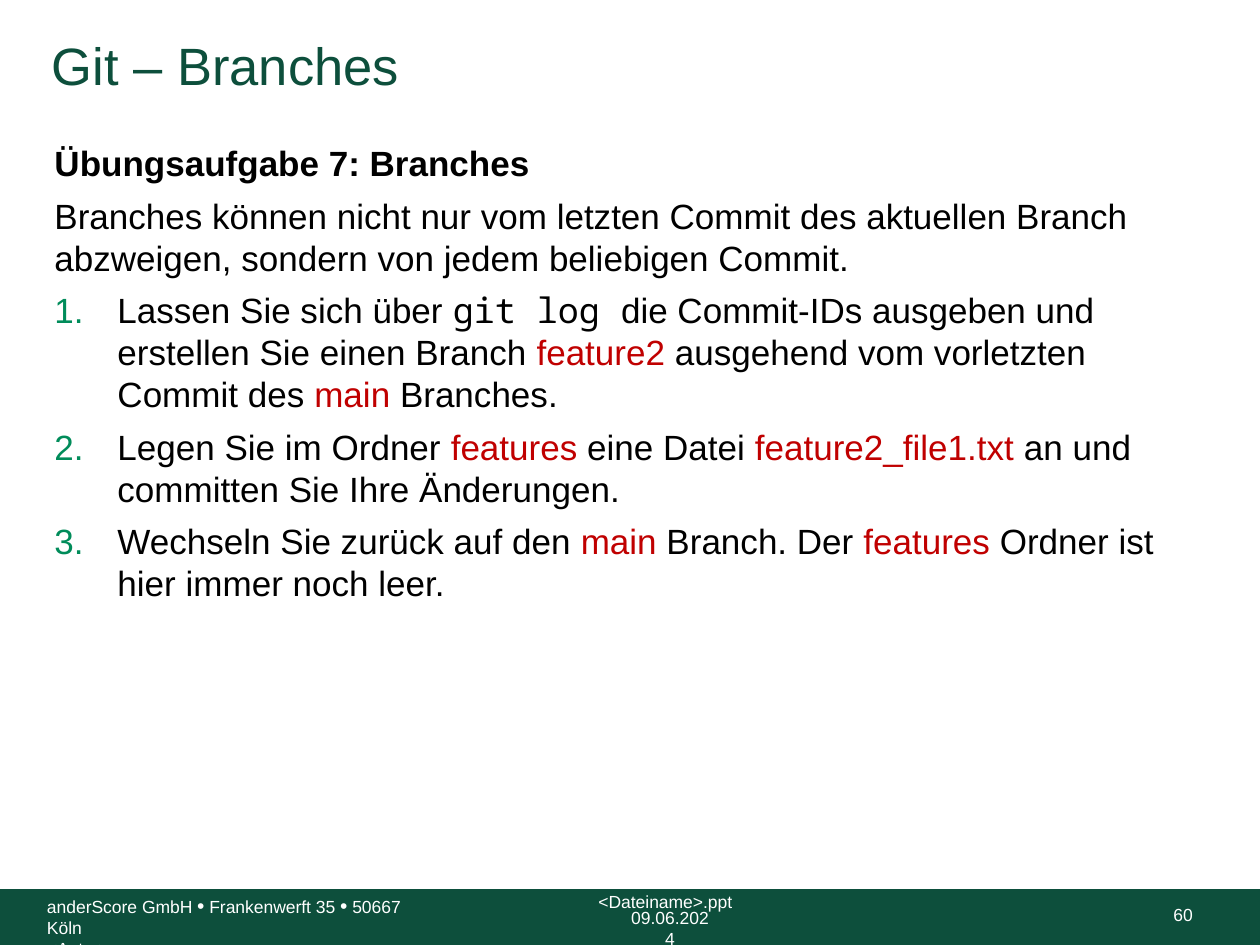
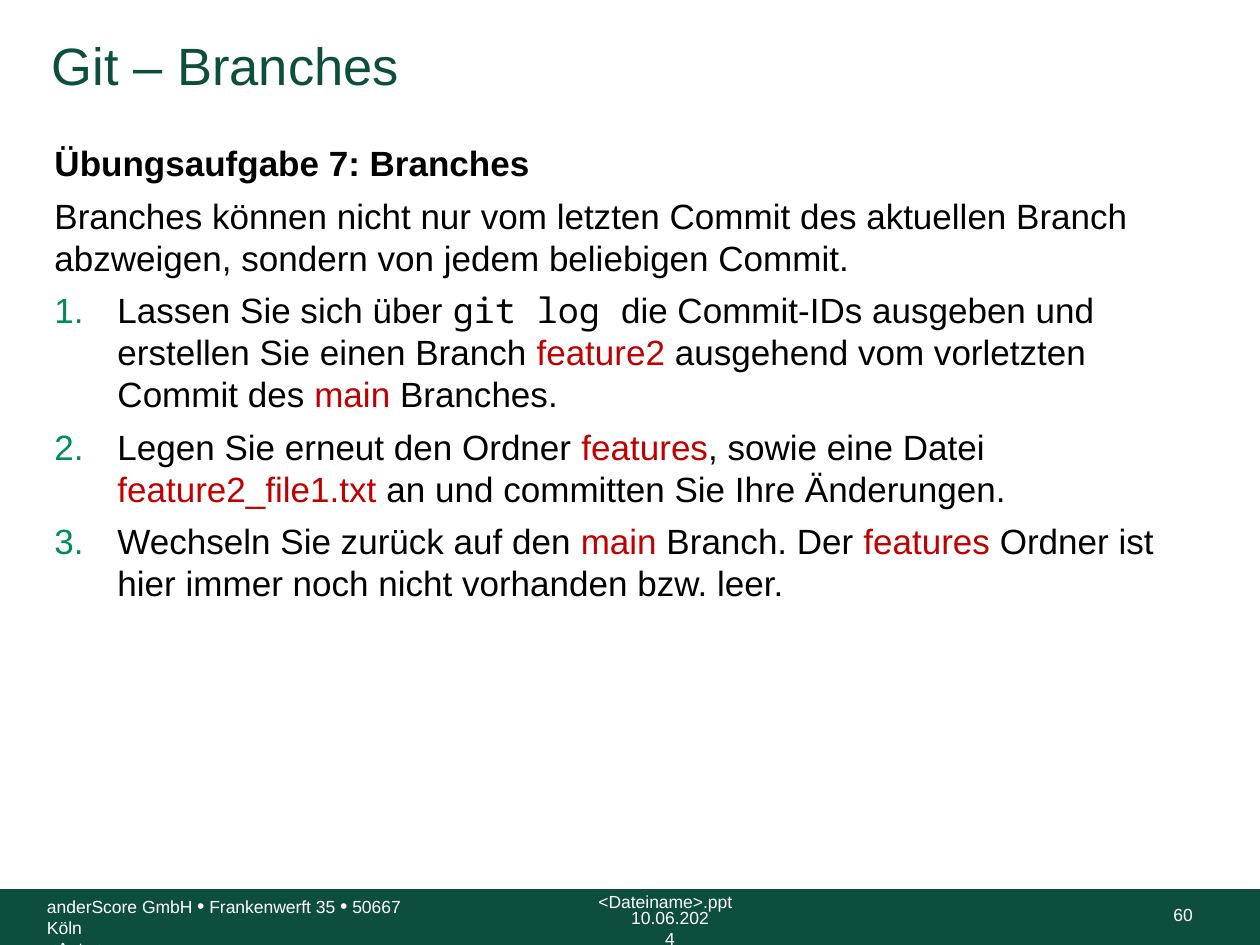
Before and after one commit to anderscore-gmbh/gitlab, a slide deck: slide 60 of slides/Tag-1_2-Git.pptx. Drawn at 1260x945 pixels with LibreOffice and Linux fonts; fonts in the diff are those of the drawing; background and template pictures are left out. Boxes give left, top, right and bottom in pixels: in the first picture for what was removed or moved away, otherwise in the second. Text is boxed around its words. In the diff, an @@ line names an element or a change of style, - is before the commit and + after.

```diff
--- a/slides/Tag-1_2-Git.pptx
+++ b/slides/Tag-1_2-Git.pptx
@@ text at <box>117,434,1154,597</box>: text changed @@
-2. Legen Sie im Ordner features eine Datei feature2_file1.txt an und committen Sie Ihre Änderungen.
-3. Wechseln Sie zurück auf den main Branch. Der features Ordner ist hier immer noch leer.
+2. Legen Sie erneut den Ordner features, sowie eine Datei feature2_file1.txt an und committen Sie Ihre Änderungen.
+3. Wechseln Sie zurück auf den main Branch. Der features Ordner ist hier immer noch nicht vorhanden bzw. leer.
@@ text at <box>631,911,709,924</box>: text changed @@
-09.06.2024
+10.06.2024
```
Also in this commit, not shown: 67 other slides changed, 2 other files.
